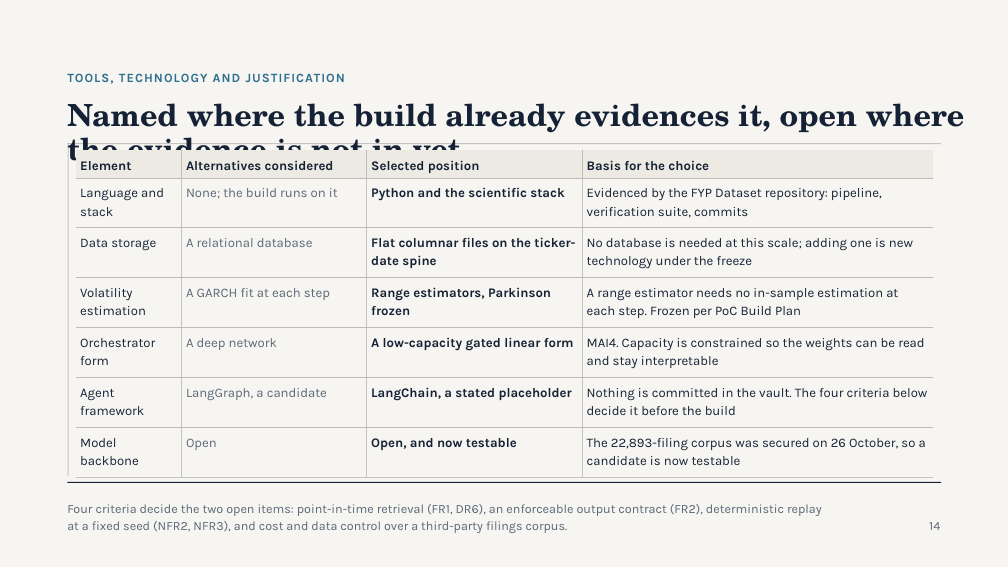
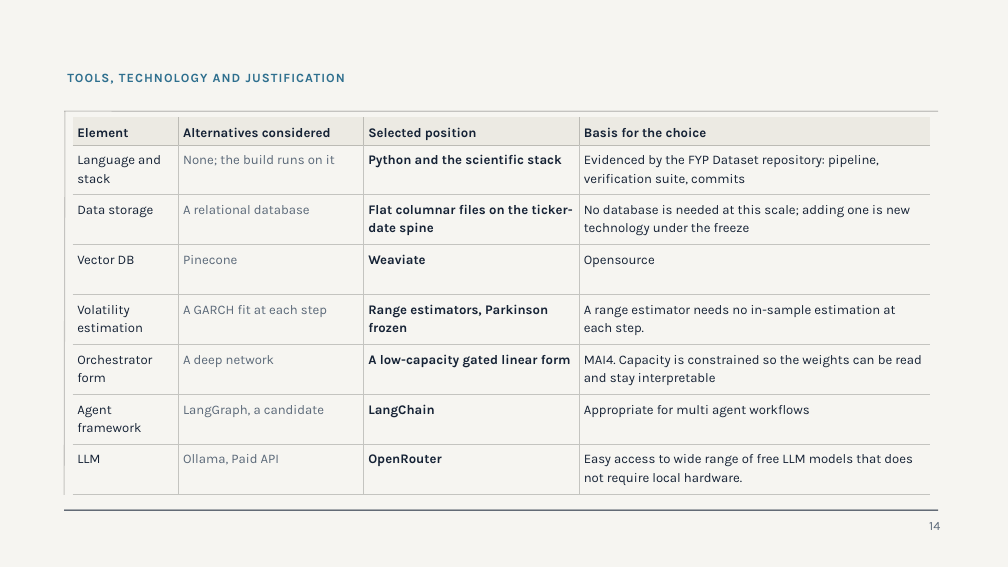
Before and after one commit to Shaahid02/my-obsidian-vault, a slide deck: slide 14 of FYP/Project Proposal/PP Deck 2026-11-05.pptx. Drawn at 1008x567 pixels with LibreOffice and Linux fonts; fonts in the diff are those of the drawing. Boxes give left, top, right and bottom in pixels: in the first picture for what was removed or moved away, otherwise in the second. Text is boxed around its words. In the diff, an @@ line names an element or a change of style, - is before the commit and + after.

Commit message:
vault backup: 2026-11-05 11:56:02

```diff
--- a/FYP/Project Proposal/PP Deck 2026-11-05.pptx
+++ b/FYP/Project Proposal/PP Deck 2026-11-05.pptx
@@ line moved from (68, 144) - (68, 476) to (65, 111) - (64, 495) @@
@@ line moved from (67, 144) - (941, 144) to (64, 111) - (938, 111) @@
@@ title removed at (67,103,965,171) @@
-Named where the build already evidences it, open where the evidence is not in yet
@@ table at (73,117,931,493) @@
-row 4: Volatility estimation | A GARCH fit at each step | Range estimators, Parkinson frozen | A range estimator needs no in-sample estimation at each step. Frozen per PoC Build Plan
+row 4: Vector DB | Pinecone | Weaviate | Opensource
+row 5: Volatility estimation | A GARCH fit at each step | Range estimators, Parkinson frozen | A range estimator needs no in-sample estimation at each step.
-row 7, column 3: LangChain, a stated placeholder
+row 7, column 3: LangChain
-row 7, column 4: Nothing is committed in the vault. The four criteria below decide it before the build
+row 7, column 4: Appropriate for multi agent workflows
-row 7: Model backbone | Open | Open, and now testable | The 22,893-filing corpus was secured on 26 October, so a candidate is now testable
+row 8: LLM | Ollama, Paid API | OpenRouter | Easy access to wide range of free LLM models that does not require local hardware.
@@ table: place and size @@
-table at (76,150,934,476)
+table at (73,117,931,493)
@@ text removed at (67,504,822,533) @@
-Four criteria decide the two open items: point-in-time retrieval (FR1, DR6), an enforceable output contract (FR2), deterministic replay at a fixed seed (NFR2, NFR3), and cost and data control over a third-party filings corpus.
@@ line moved from (67, 482) - (941, 482) to (64, 510) - (938, 510) @@
```
Also in this commit, not shown: 17 other slides changed, 1 other file.
